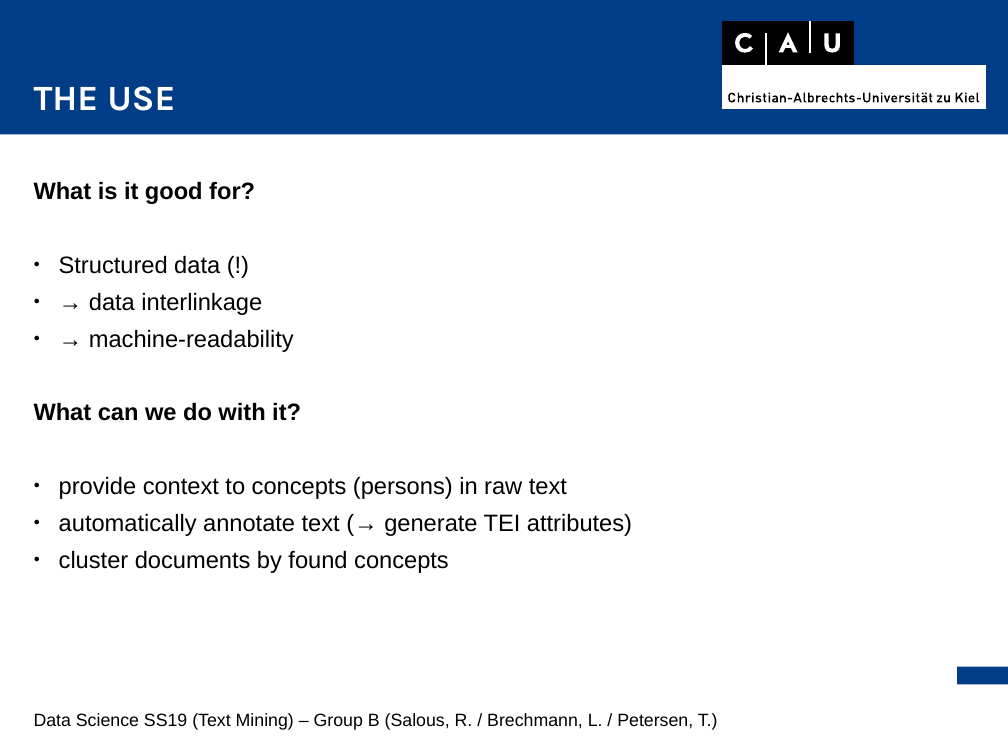
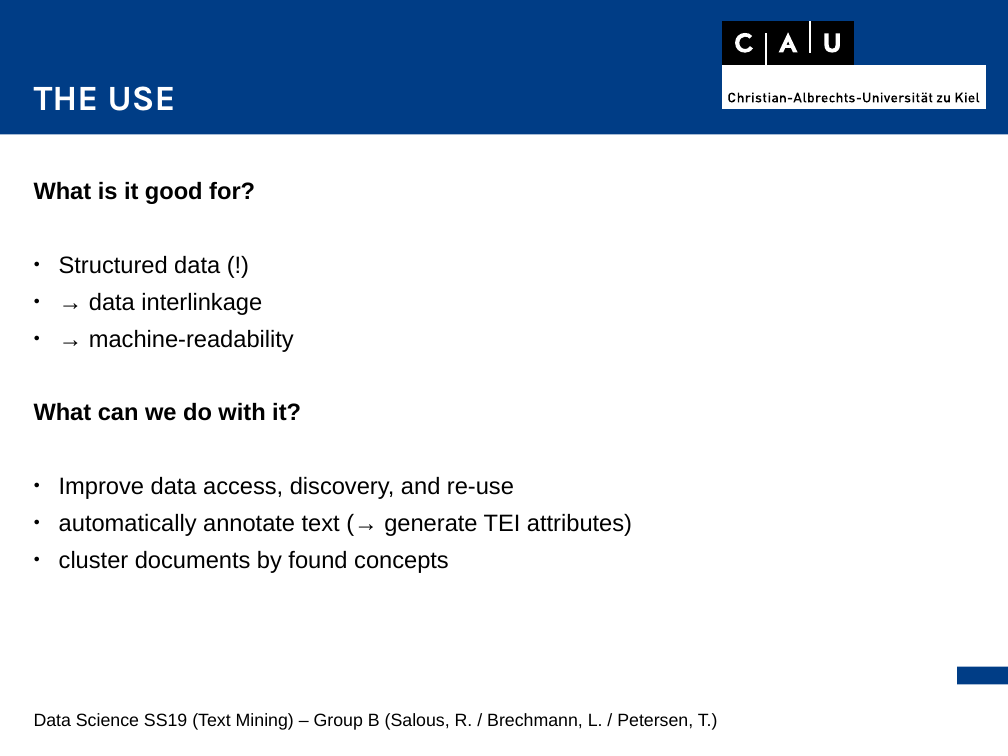
Before and after one commit to thorge/concept-ranking, a slide deck: slide 7 of presentation/pres.odp (slide 6 before the commit). Drawn at 1008x756 pixels with LibreOffice and Linux fonts; fonts in the diff are those of the drawing. Boxes give left, top, right and bottom in pixels: in the first picture for what was removed or moved away, otherwise in the second. Text is boxed around its words. In the diff, an @@ line names an element or a change of style, - is before the commit and + after.

```diff
--- a/presentation/pres.odp
+++ b/presentation/pres.odp
@@ text at (59,477,514,499): text changed @@
-● provide context to concepts (persons) in raw text
+● Improve data access, discovery, and re-use
```
Also in this commit, not shown: 1 other slide changed, 1 slide added.
